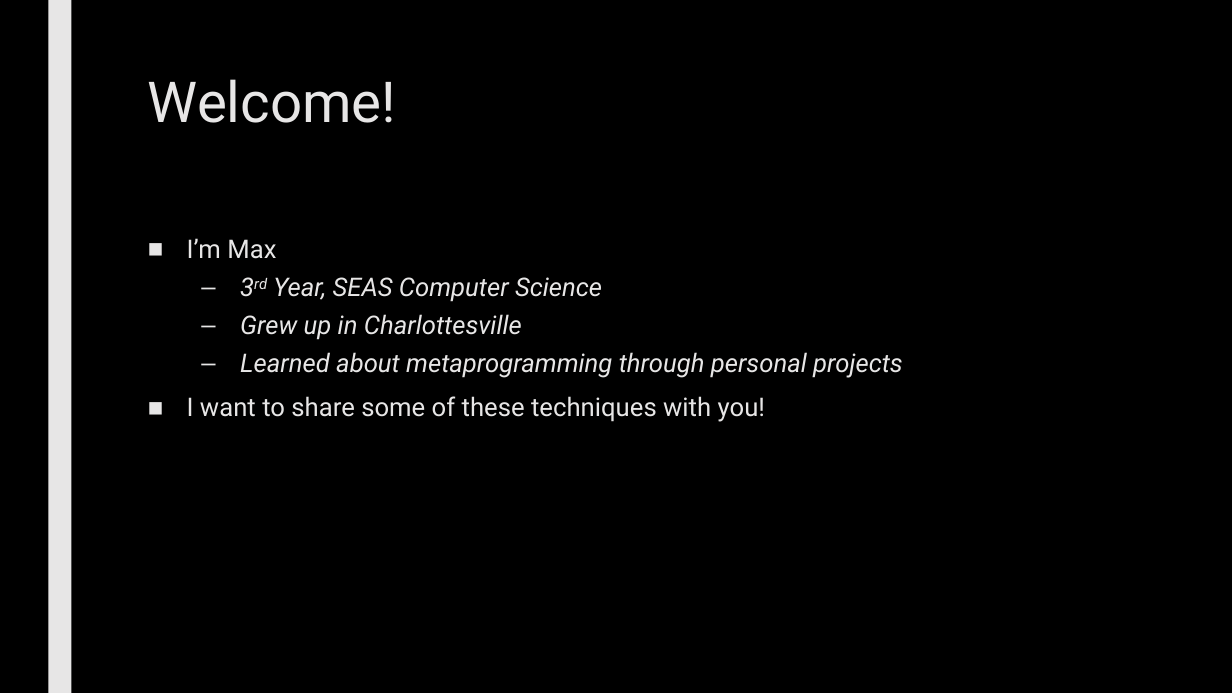
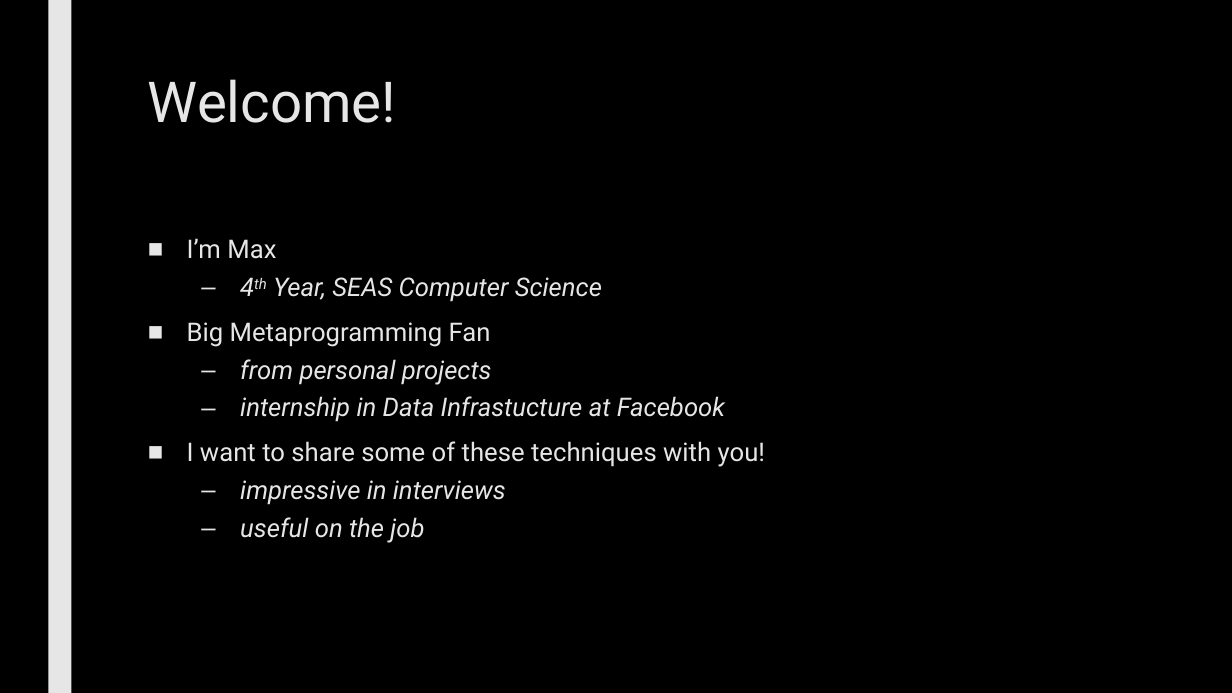
Before and after one commit to max7patek/metaprogramming, a slide deck: slide 2 of slides/00-OOPython.pptx. Drawn at 1232x693 pixels with LibreOffice and Linux fonts; fonts in the diff are those of the drawing. Boxes give left, top, right and bottom in pixels: in the first picture for what was removed or moved away, otherwise in the second. Text is boxed around its words. In the diff, an @@ line names an element or a change of style, - is before the commit and + after.

```diff
--- a/slides/00-OOPython.pptx
+++ b/slides/00-OOPython.pptx
@@ text at (187,277,725,422): text changed @@
-  – 3rd Year, SEAS Computer Science
-  – Grew up in Charlottesville
-  – Learned about metaprogramming through personal projects
+  – 4th Year, SEAS Computer Science
+■ Big Metaprogramming Fan
+  – from personal projects
+  – internship in Data Infrastucture at Facebook
@@ text at (240,480,506,543): paragraphs added @@
+  – impressive in interviews
+  – useful on the job
```
Also in this commit, not shown: 7 other slides changed, 1 slide added, 2 slides removed.
